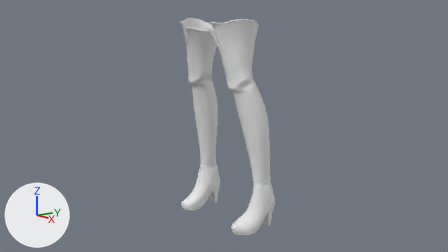
The Blender file Anime.blend: old version first, new version second.
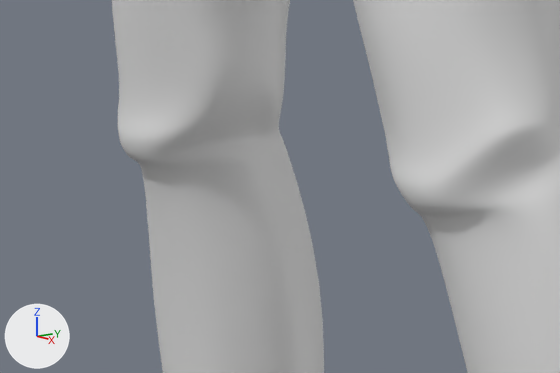
Each version is shown from the file's camera 'Camera', then close up on the part from 38% to 56% of the width and 24% to 45% of the height. Lighting does not change. The marker at lower left points along +X, +Y and +Z. The same objects are shown in both versions, whatever each file hides.

Objects in the first close-up: 'Boots'.
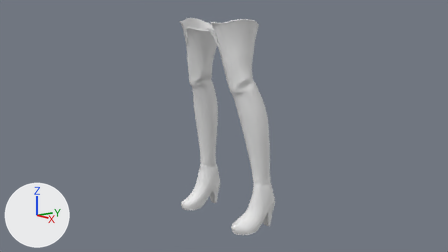
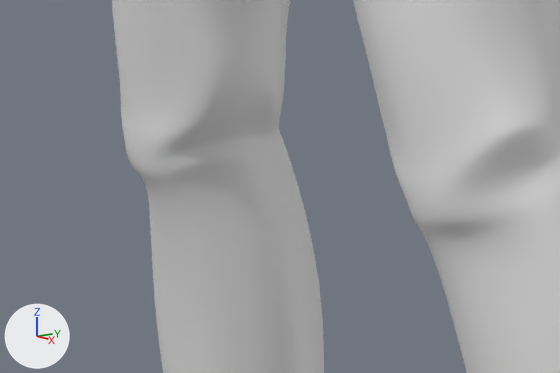
What differs and where, as boxes [x1, y1, x2, y2] in the close-ups (560 x 373 px; the box of a moved part takes in the faces that stretch with it):
part 1 of me_boots, moved or reshaped: before [118, 87, 560, 373]; after [120, 87, 560, 373]

What changed in the scene script:
```text
Change me_boots:
    where me_boots.from_pydata(...)  # 498 vertices, 479 faces; spans x 0.036..0.233, y -0.19..0.062, z -0.001..0.808
    used by ob_boots; location = (0.0, 0.0, 0.0)
    before: 26 (0.103, -0.093, 0.556), 27 (0.125, -0.096, 0.536), 36 (0.145, -0.105, 0.536), 38 (0.137, -0.116, 0.546), 42 (0.182, -0.079, 0.55)
    before: 44 (0.163, -0.116, 0.55), 434 (0.121, -0.106, 0.54), 437 (0.141, -0.111, 0.541), 440 (0.166, -0.102, 0.54), 447 (0.109, -0.114, 0.558)
    before: 450 (0.134, -0.122, 0.561), 453 (0.161, -0.115, 0.558)
    me_boots part 1
    add for i in [27, 36, 42]: me_boots.vertices[i].co += Vector((-0.004, 0.002, -0.014))
    add for i in [434, 437, 440]: me_boots.vertices[i].co += Vector((0.0, 0.0, -0.007))
    add for i in [26, 38, 44]: me_boots.vertices[i].co += Vector((0.0, 0.003, 0.0))
    add for i in [447, 450, 453]: me_boots.vertices[i].co += Vector((0.0, 0.005, 0.0))
```
